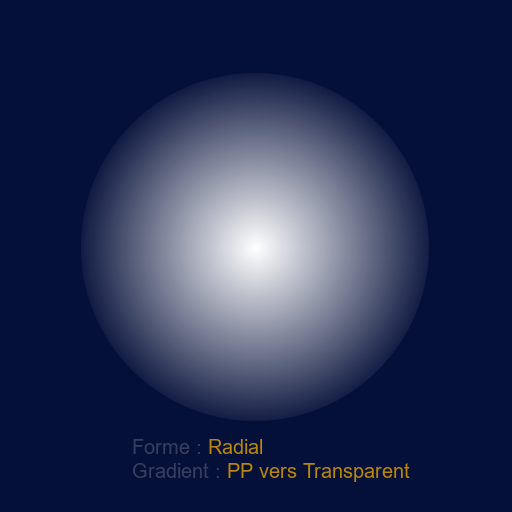
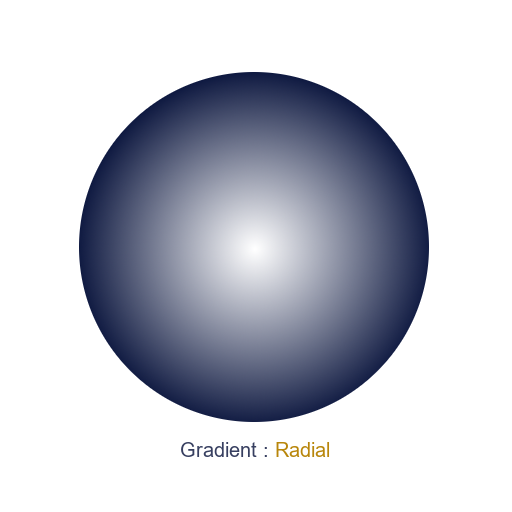
Layer changes from the first 512×512 image to the second:
hid "Titre2", painted on it over (133, 439, 410, 482)
renamed "Radial2" to "Transparent", hid it over (81, 73, 429, 421)
showed "Titre", painted on it over (133, 439, 387, 482)
showed "Radial" over (79, 72, 429, 422)
hid "Arrière-plan" over (0, 0, 512, 512)
